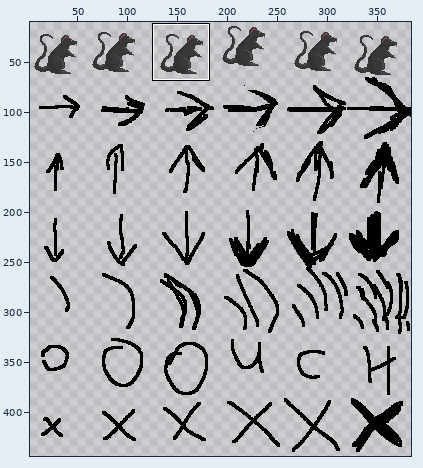
One commit to this sprite sheet: LostInTheMap/assets/graphics/characters/rat.png. Above: a wide view before the commit, with the close-up outlined.
Close-up. Old version:
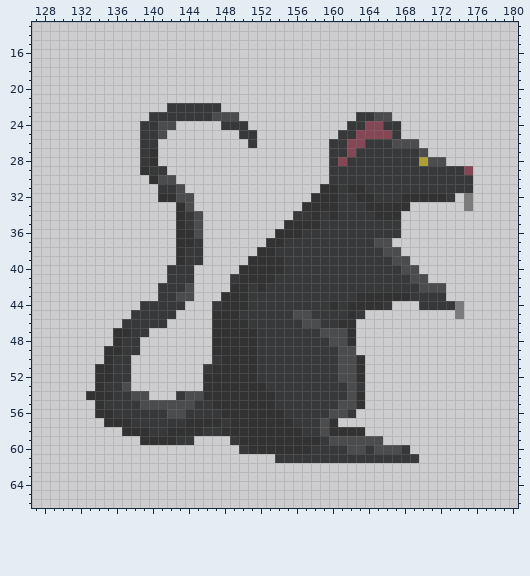
The file is 384x448 pixels. Shown: x 127..180, y 13..66. The wide view leaves out empty margins. The commit also changed other parts of the picture, which this record leaves out.
And afterwards:
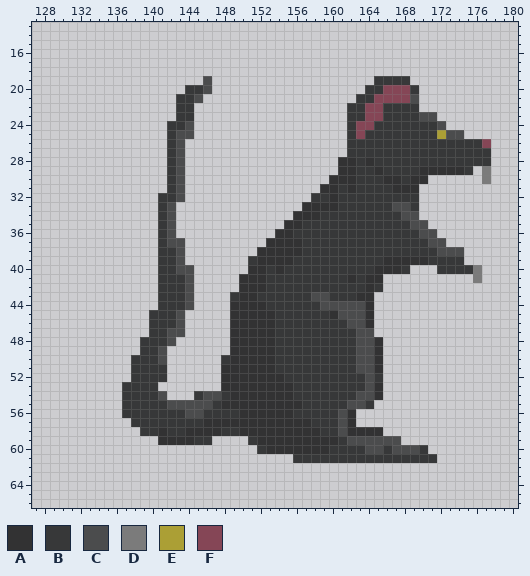
Palette (. is transparent): A #323233  B #373839  C #4b4c4d  D #7b7b7b  E #ab9f35  F #854656
From old to new:
Changed rows in their new state; - is an unchanged pixel.
first column x 133:
19 -------------C------------------BBBB---------
20 -----------BBC-----------------BBFFFB--------
21 ----------BBC-----------------BBFFFFC--------
22 ---------.--...--------------BBFFBBBB--------
23 -------...--.....------------B-FFBBBBCC------
24 ------...BBC---...------------F-B--BBBBC-----
25 ------...BCC-----..---------.--BBB-BBBBECC---
26 ------..-BC-------.--------..BB---BBBBBBBBBBF
27 ------..-BC----------------..B-------BBBBBBBB
28 ------..-BC----------------.AA-A-----BBBBBBBB
29 ------...BC----------------.AA--A----AAAAAB-D
30 -------..BC----------------AAA---AA-AA.....-D
31 --------.---------------------B---AAA......--
32 --------BB-.-------------BB---BB---BB....-.--
33 --------BC..-------------------BBBCCB-----.--
34 --------BC...----------AA--B----BBBCC--------
35 --------BC...-----------BB---------BCC-------
36 --------BC...----------B-----------BBCC------
37 --------BCC..---------AA--------BBBBBBCC-----
38 --------BBC..--------AAA---------BBBBBBCCC---
39 --------BBC..-----B---A----------AAAAABBBB---
40 --------B-CC-----.--B-----------AAAB.--BBBBD-
41 --------B--C----.---B--------A-AA.....-----D-
42 ----------------.-A------------A-.......-----
43 ----------B----.B-A------CC-----........-----
44 ------..---C--..--AA------CCCCC-..---.....---
45 -----..---C---..-AAAA--BB--ACCCA---------.---
46 ----...--BC---..--AAA---BB--BCCA-------------
47 ---....BBCC---..---AA-----BBBBCC-------------
48 ---...BBBC----..---AA------BBBCCA------------
49 --....BBC-----..---AA-------BBCCA------------
50 --...BBBC-----.B---AA-------BBCCA------------
51 -....BBBB----..----AA-------BBCCA------------
52 -....BBBB----..----AAA------BBBCB------------
53 -...BBBB-----..-----AAA------B-CA------------
54 ....-BBBC-..BCCB-----AA------BCCA------------
55 -...--BBB---CCB------AAA----B-CB-------------
56 -...-----BBCC--BB-----A----B-A---------------
57 --...------BB--A-------AA-BBCA---------------
58 ----..B-ABB--AABB-------AABBC--AA------------
59 ------..--AABB--..B-------AAB----CC----------
60 -----------------..B-----AA--BBC-B-CCB-------
61 ---------------------..--------------BB------
